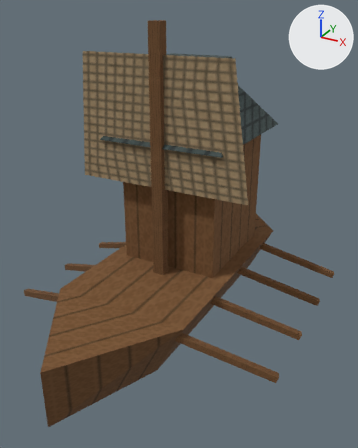
Renders of the glTF model app/src/main/assets/3d/field/unit-WARSHIP-lod1.glb from each side of a commit.
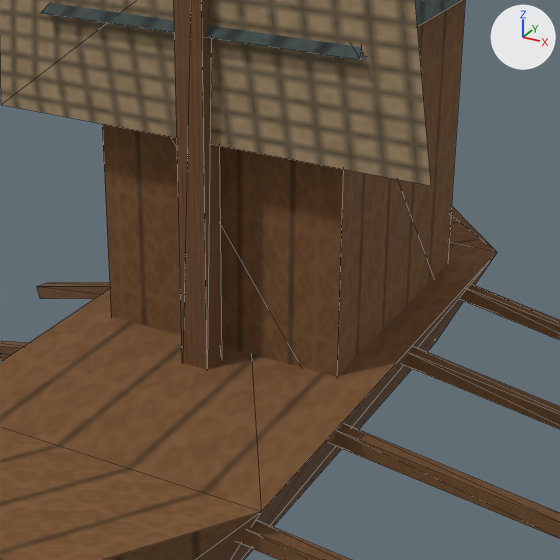
Each version appears first whole from a 50 mm lens placed at (0.515, -0.912, 0.674), pointed at (0.034, -0.036, 0.236), and next in a close-up on the part from 24% to 83% of the width and 30% to 78% of the height. Every picture has the same lights, and +X, +Y and +Z are marked at upper right. The last two pictures show the newer version. The close-ups show mesh edges as thin lines. Vertices at exactly the same position are counted once.
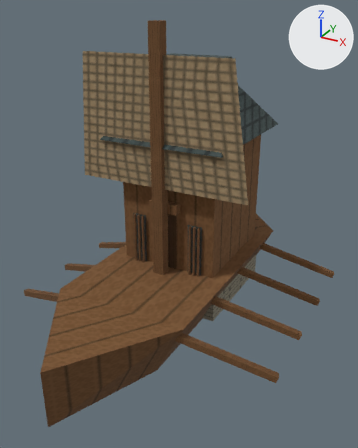
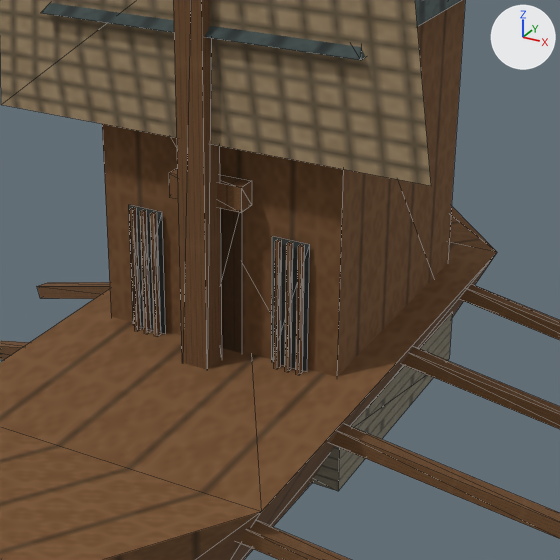
Changed parts and their boxes (x1, y1, x2, y2) in the close-ups (560 x 560 px):
part 1 of me_mesh_0, added: after (310, 314, 452, 491)
part 2 of me_mesh_0, added (brown): after (129, 207, 141, 331)
part 3 of me_mesh_0, added (brown): after (140, 210, 151, 333)
part 4 of me_mesh_0, added (brown): after (150, 212, 160, 336)
part 5 of me_mesh_0, added: after (273, 239, 281, 368)
part 6 of me_mesh_0, added (brown): after (284, 242, 293, 371)
part 7 of me_mesh_0, added (brown): after (295, 244, 304, 374)
part 8 of me_mesh_0, added (brown): after (169, 169, 252, 213)
part 9 of me_mesh_0, added: after (129, 205, 310, 371)

The change, as a diff of the scene's bpy script:
```diff
--- a/app/src/main/assets/3d/field/unit-WARSHIP-lod1.glb.py
+++ b/app/src/main/assets/3d/field/unit-WARSHIP-lod1.glb.py
@@ me_mesh_0 @@
 # verts and faces of me_mesh_0; kept vertices keep their numbers, new ones are numbered from 112
-me_mesh_0.from_pydata(...)  # 112 vertices, 135 faces; spans x -0.324..0.324, y -0.45..0.43, z 0.0..0.65
+me_mesh_0.from_pydata(...)  # 188 vertices, 221 faces; spans x -0.324..0.324, y -0.45..0.43, z 0.0..0.65
+# me_mesh_0 part 1: the loose piece of 8 vertices spanning x -0.115..0.115, y -0.03..0.23, z 0.07..0.41 is copied, and the copy is scaled about its middle by (1.06, 1.04, 0.162), then moved by (0.0, 0.0, -0.202); it spans x -0.122..0.122, y -0.035..0.235, z 0.01..0.065
+# me_mesh_0 part 2: the loose piece of 8 vertices spanning x -0.115..0.115, y -0.03..0.23, z 0.07..0.41 is copied, and the copy is scaled about its middle by (0.014, 0.0231, 0.35), then moved by (-0.08, -0.139, -0.061); it spans x -0.082..-0.079, y -0.042..-0.036, z 0.119..0.238
+# me_mesh_0 part 3: the loose piece of 8 vertices spanning x -0.115..0.115, y -0.03..0.23, z 0.07..0.41 is copied, and the copy is scaled about its middle by (0.014, 0.0231, 0.35), then moved by (-0.07, -0.139, -0.061); it spans x -0.071..-0.068, y -0.042..-0.036, z 0.119..0.238
+# me_mesh_0 part 4: the loose piece of 8 vertices spanning x -0.115..0.115, y -0.03..0.23, z 0.07..0.41 is copied, and the copy is scaled about its middle by (0.014, 0.0231, 0.35), then moved by (-0.059, -0.139, -0.061); it spans x -0.061..-0.058, y -0.042..-0.036, z 0.119..0.238
+# me_mesh_0 part 5: the loose piece of 8 vertices spanning x -0.115..0.115, y -0.03..0.23, z 0.07..0.41 is copied, and the copy is scaled about its middle by (0.014, 0.0231, 0.35), then moved by (0.062, -0.139, -0.061); it spans x 0.061..0.064, y -0.042..-0.036, z 0.119..0.238
+# me_mesh_0 part 6: the loose piece of 8 vertices spanning x -0.115..0.115, y -0.03..0.23, z 0.07..0.41 is copied, and the copy is scaled about its middle by (0.014, 0.0231, 0.35), then moved by (0.073, -0.139, -0.061); it spans x 0.071..0.075, y -0.042..-0.036, z 0.119..0.238
+# me_mesh_0 part 7: the loose piece of 8 vertices spanning x -0.115..0.115, y -0.03..0.23, z 0.07..0.41 is copied, and the copy is scaled about its middle by (0.014, 0.0231, 0.35), then moved by (0.083, -0.139, -0.061); it spans x 0.082..0.085, y -0.042..-0.036, z 0.119..0.238
+# me_mesh_0 part 8: the loose piece of 8 vertices spanning x -0.115..0.115, y -0.03..0.23, z 0.07..0.41 is copied, and the copy is scaled about its middle by (0.3, 0.0692, 0.0647), then moved by (0.0, -0.142, 0.033); it spans x -0.034..0.034, y -0.051..-0.033, z 0.262..0.284
+# me_mesh_0 part 9
+verts[112] = (-0.089, -0.033, 0.119)  # pixel (133, 325)
+verts[113] = (-0.089, -0.033, 0.238)  # pixel (128, 204)
+verts[114] = (0.054, -0.033, 0.119)  # pixel (271, 362)
+verts[115] = (0.054, -0.033, 0.238)  # pixel (272, 236)
+for new, old in zip([*range(116, 120)], [*range(112, 116)]): verts[new] = verts[old] + (0.035, 0.0, 0.0)
+verts[120] = (-0.025, -0.033, 0.07)
+verts[121] = (0.025, -0.033, 0.07)
+verts[122] = (0.025, -0.033, 0.262)
+verts[123] = (-0.025, -0.033, 0.262)
+faces += [(120, 121, 122), (120, 122, 123), (112, 116, 117), (112, 117, 113), (114, 118, 119), (114, 119, 115)]
 me_mesh_0.materials.append(mat_material_0)
```
